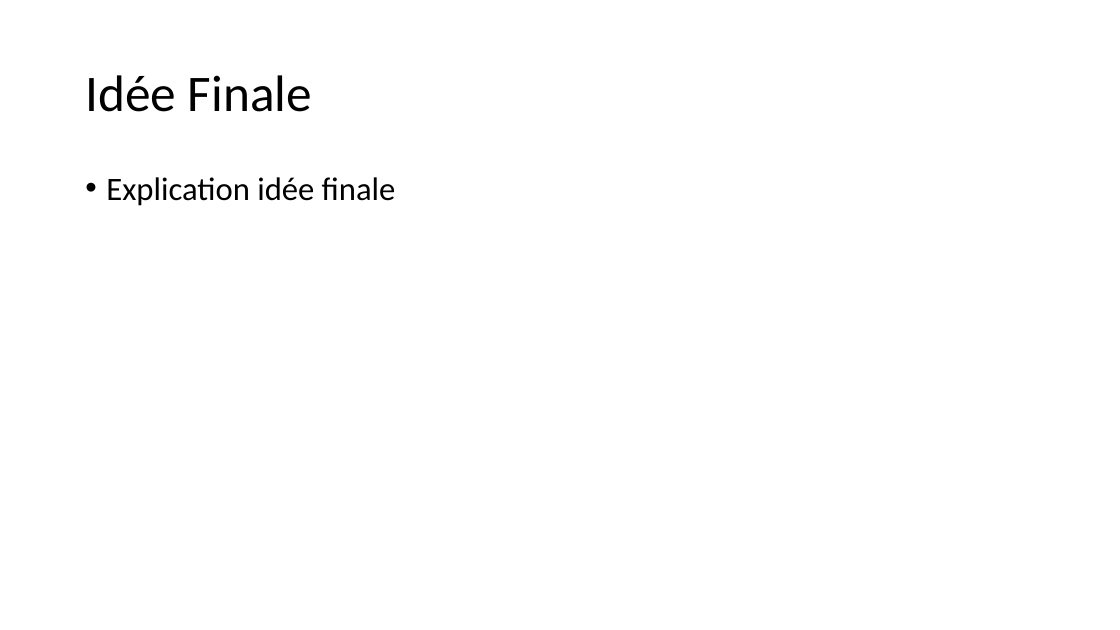
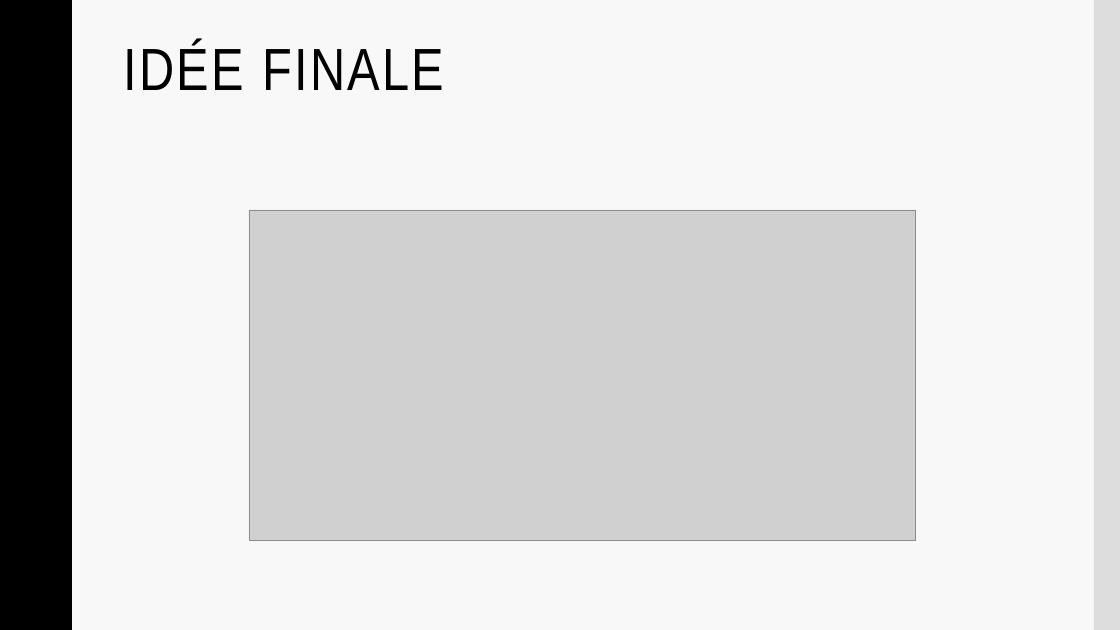
Before and after one commit to Frizzbii/Serious-Game-MMI, a slide deck: slide 4 of presentation.pptx (slide 13 before the commit). Drawn at 1120x630 pixels with LibreOffice and Linux fonts; fonts in the diff are those of the drawing; grey boxes stand for pictures; background and template pictures are left out. Boxes give left, top, right and bottom in pixels: in the first picture for what was removed or moved away, otherwise in the second. Text is boxed around its words. In the diff, an @@ line names an element or a change of style, - is before the commit and + after.

```diff
--- a/presentation.pptx
+++ b/presentation.pptx
@@ background #FFFFFF to #F8F8F8 @@
@@ rectangle added at <box>0,0,71,630</box>, fill #000000, outline #000000 1 pt @@
@@ rectangle added at <box>1094,0,1120,630</box>, fill #DDDDDD @@
@@ title "IDÉE FINALE" at <box>123,42,444,90</box>: vertical alignment middle to top @@
@@ title at <box>123,42,444,90</box>: text changed; size 44 to 51 pt; font Calibri to Arial Narrow @@
-Idée Finale
+IDÉE FINALE
@@ text removed at <box>106,177,396,206</box> @@
-• Explication idée finale
@@ picture added at <box>249,210,916,540</box> @@
```
Also in this commit, not shown: 11 other slides changed, 4 slides added, 8 slides removed.
